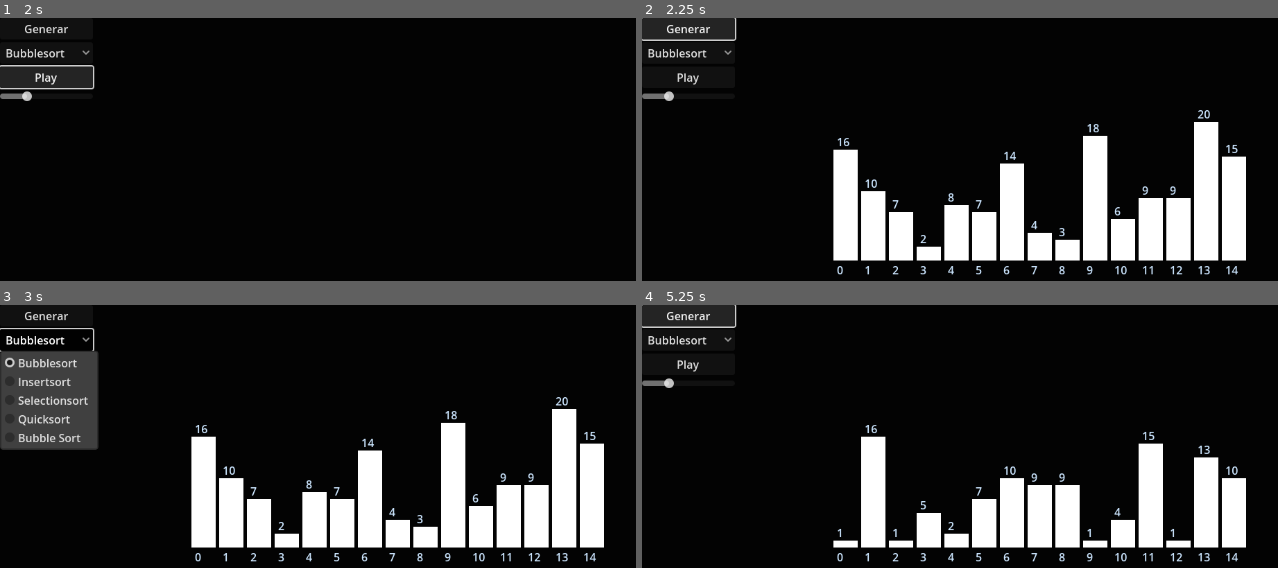
Above: before the commit, frames 1-4 (two rows, left to right).
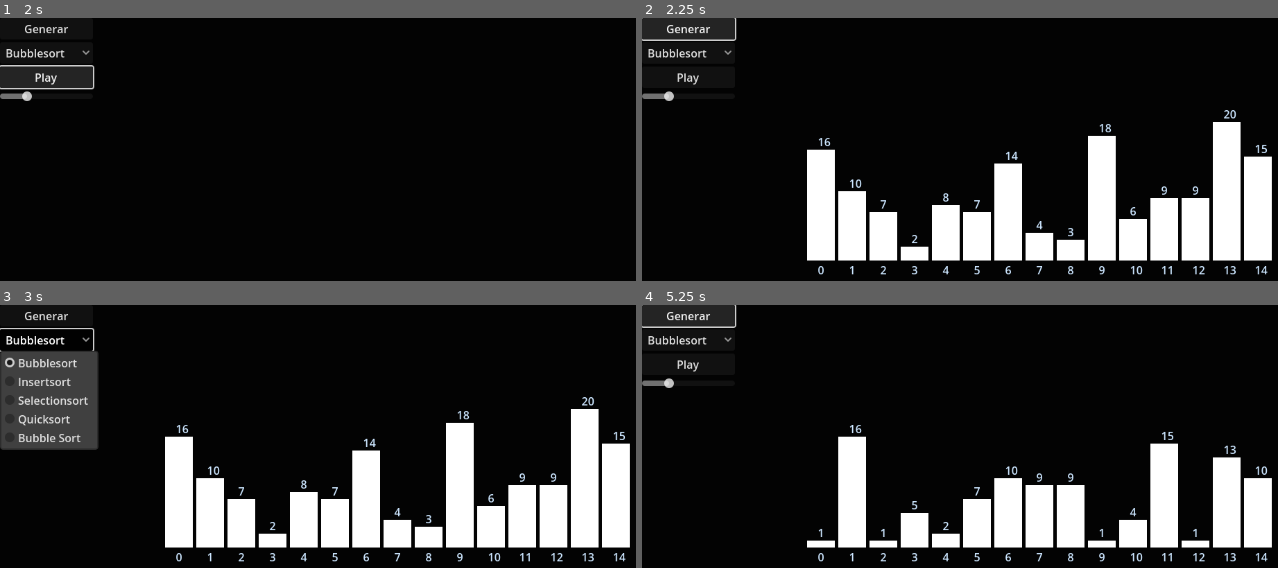
Above: after the commit, the same moments.

Repository: gus0117/godot-sort-visualizer
Game: Godot game, scene res://scenes/main.tscn
Two runs of this game, one before a commit and one after it. Both use one fixed random seed, a clock stepped at 60 frames per second and the inputs below. The project has no main scene, so this scene is started directly.
Inputs:
- Up to frame 1 (2 s): click "Play" at 0.5 s; click "Play" at 1.25 s
- Up to frame 2 (2.25 s): click "Generar" at 2 s
- Up to frame 3 (3 s): click "Bubblesort" at 2.75 s
- Up to frame 4 (5.25 s): click "Generar" at 3.5 s; click "Bubblesort" at 4.25 s; click "Generar" at 5 s

Frame 1 is identical in both runs. In frame 2, 12% of the frame differs, in the area x 25-100%, y 34-98%; in frame 3, 12%; in frame 4, 10%.

Commit message:
update: adjust text position

Diff:
--- a/scripts/array_visualizer.gd
+++ b/scripts/array_visualizer.gd
@@ -1,7 +1,18 @@
 extends Node2D
 
+# Arrays
 var array: Array = []
 var highlight: Array = []
+
+# settings
+var bar_width: int = 40
+var bar_spacing: int = 5
+var base_y: int = 350
+var font := ThemeDB.fallback_font
+var height_scale = 20
+
+#Colors
+
 
 func set_array(new_array: Array) -> void:
 	array = new_array
@@ -12,12 +23,9 @@
 	queue_redraw()
 
 func _draw() -> void:
-	var width = 40
-	var base_y = 350
-	var font := ThemeDB.fallback_font
-	var height_scale = 20
 
 	# ancho total del gráfico
+	var width = bar_width + bar_spacing
 	var total_width = array.size() * width
 	# offset para centrar (asumiendo que tu ventana mide 800px de ancho)
 	var screen_width = get_viewport_rect().size.x
@@ -43,8 +51,9 @@
 
 		# Dibujar valor arriba de la barra
 		#draw_string(font, Vector2(i * width + 5, base_y - height - 5), str(array[i]), 0, -1, 16, Color(0.8, 0.9, 1))
-		draw_string(font, Vector2(x + 5, y - 5), str(array[i]), 0, -1, 16, Color(0.8, 0.9, 1))
+		#draw_string(font, Vector2(x + 5, y - 5), str(array[i]), 0, -1, 16, text_color)
+		draw_string(font, Vector2(x + bar_width/2 - bar_spacing, y - 5), str(array[i]), 0, -1, 16, text_color)
 
 		# Dibujar índice debajo de la barra
 		#draw_string(font, Vector2(i * width + 5, base_y + 20), str(i),0, -1, 16, text_color)
-		draw_string(font, Vector2(x + 5, base_y + 20), str(i),0, -1, 16, text_color)
+		draw_string(font, Vector2(x + bar_width/2 - bar_spacing, base_y + 20), str(i),0, -1, 16, text_color)
